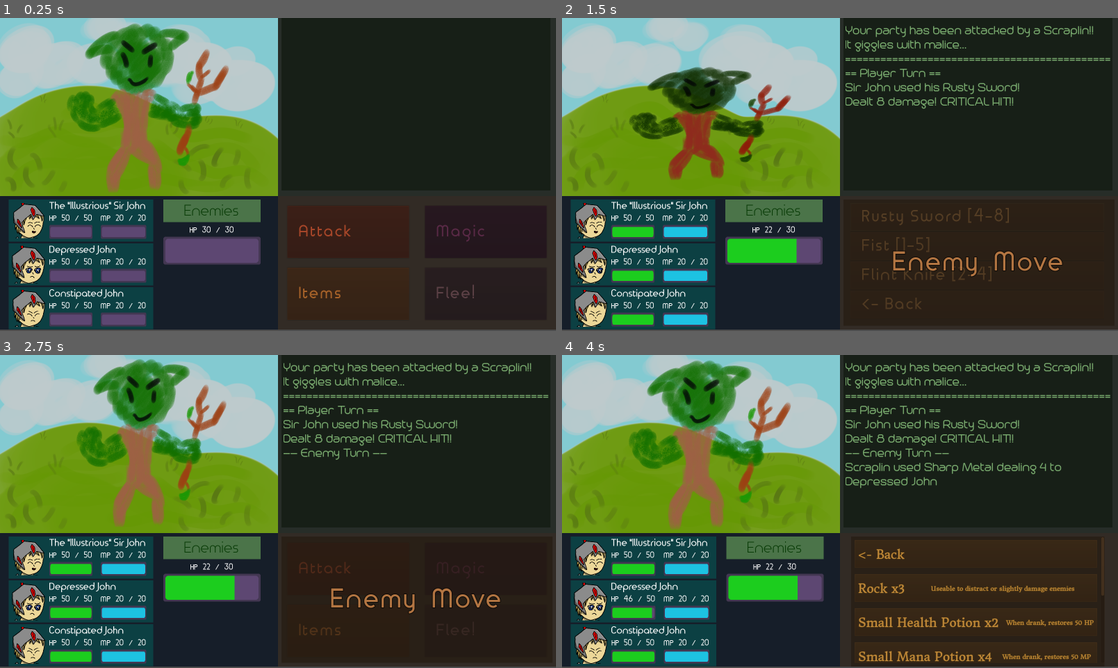
Above: before the commit, frames 1-4 (two rows, left to right).
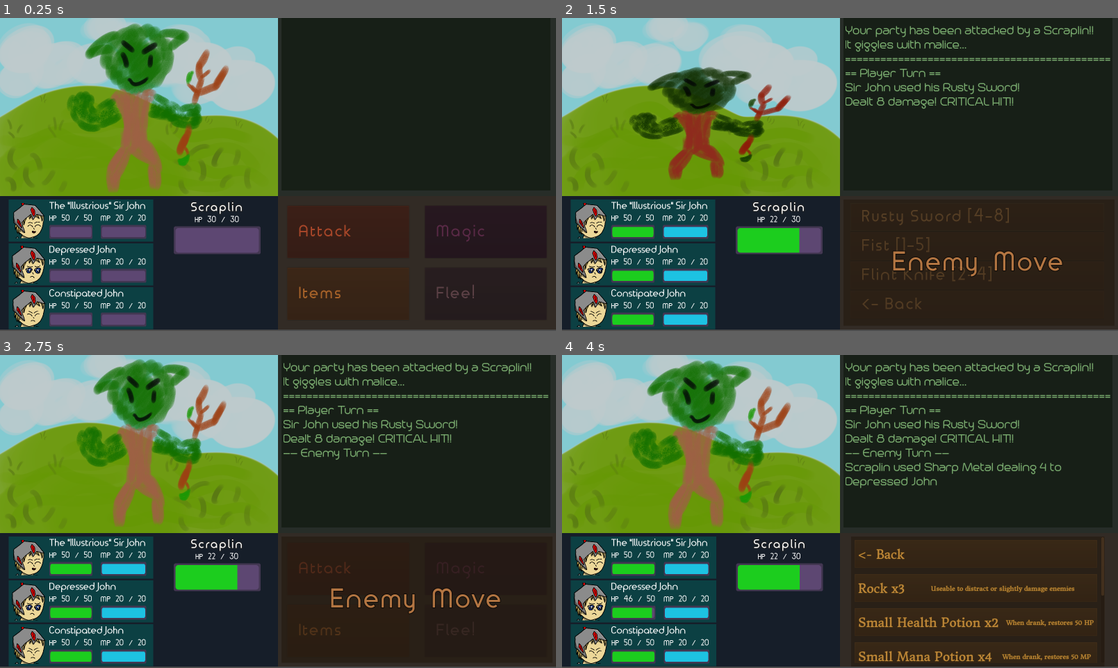
Above: after the commit, the same moments.

Repository: LegoGuy32109/FHSCompSciGodot
Game: Godot game, scene res://Scenes/Combat.tscn
The game is run twice, just before and just after one commit, with the same random seed, the same clock (stepped at 60 frames per second) and the same inputs. The engine's default icon, where the game draws it, is replaced by a stand-in: a white triangle on a blue panel in a dark square.
Inputs:
- Up to frame 1 (0.25 s): no input
- Up to frame 2 (1.5 s): click "Attack" at 0.5 s; click "Rusty Sword [4-8]" at 1.25 s
- Up to frame 3 (2.75 s): click "Fist [1-5]" at 2 s
- Up to frame 4 (4 s): click "Magic" at 2.75 s; click "Items" at 3.5 s

The runs differ from the first frame. In frame 1, 2.6% of the frame differs, in the area x 29-47%, y 58-79%; in frame 2, 2.7%; in frame 3, 2.7%; in frame 4, 2.7%.

Commit message:
TechDemo WorldHub added
Need to open scene in editor, not in current game version

Diff:
--- /dev/null
+++ b/SciFiMagicIGuess/Assets/Fonts/EnemyNameFont.tres
@@ -0,0 +1,12 @@
+[gd_resource type="DynamicFont" load_steps=2 format=2]
+
+[ext_resource path="res://Assets/Fonts/TimeburnerBold-peGR.ttf" type="DynamicFontData" id=1]
+
+[resource]
+size = 34
+outline_size = 2
+outline_color = Color( 0.133333, 0.133333, 0.133333, 1 )
+use_filter = true
+extra_spacing_bottom = -10
+extra_spacing_char = 4
+font_data = ExtResource( 1 )
--- /dev/null
+++ b/SciFiMagicIGuess/Assets/SpriteArt/BeginingIslandTest.tres
@@ -0,0 +1,5 @@
+[gd_resource type="StreamTexture" format=2]
+
+[resource]
+flags = 4
+load_path = "res://.import/BeginingIslandTest.png-24c91cc469d28b63a4035a37cb377d98.stex"
--- /dev/null
+++ b/SciFiMagicIGuess/Scenes/Beginning Island.tscn
@@ -0,0 +1,111 @@
+[gd_scene load_steps=10 format=2]
+
+[ext_resource path="res://Assets/SpriteArt/BeginingIslandTest.tres" type="Texture" id=1]
+[ext_resource path="res://Assets/SpriteArt/LocButtons/disabled.png" type="Texture" id=2]
+[ext_resource path="res://Assets/SpriteArt/LocButtons/enabled.png" type="Texture" id=3]
+[ext_resource path="res://Assets/SpriteArt/LocButtons/hover.png" type="Texture" id=4]
+[ext_resource path="res://Assets/SpriteArt/LocButtons/pressed.png" type="Texture" id=5]
+[ext_resource path="res://Assets/SpriteArt/TestPlayer.png" type="Texture" id=6]
+[ext_resource path="res://Scripts/Destination.gd" type="Script" id=7]
+[ext_resource path="res://Scripts/WorldMovement.gd" type="Script" id=8]
+
+[sub_resource type="RectangleShape2D" id=1]
+extents = Vector2( 5.68744, 5.15746 )
+
+[node name="Beginning Island" type="Node2D"]
+
+[node name="Terrain" type="Sprite" parent="."]
+texture = ExtResource( 1 )
+__meta__ = {
+"_edit_lock_": true
+}
+
+[node name="Home" type="TextureButton" parent="Terrain"]
+margin_left = 1046.22
+margin_top = -115.469
+margin_right = 1091.22
+margin_bottom = -89.4688
+grow_horizontal = 2
+grow_vertical = 2
+rect_min_size = Vector2( 45, 26 )
+rect_pivot_offset = Vector2( 22, 13 )
+texture_normal = ExtResource( 3 )
+texture_pressed = ExtResource( 5 )
+texture_hover = ExtResource( 4 )
+texture_disabled = ExtResource( 2 )
+expand = true
+stretch_mode = 5
+script = ExtResource( 7 )
+__meta__ = {
+"_edit_use_anchors_": false,
+"_editor_description_": "		"
+}
+
+[node name="Home2" type="TextureButton" parent="Terrain"]
+margin_left = 847.937
+margin_top = -68.8147
+margin_right = 892.937
+margin_bottom = -42.8147
+grow_horizontal = 2
+grow_vertical = 2
+rect_min_size = Vector2( 45, 26 )
+rect_pivot_offset = Vector2( 22, 13 )
+texture_normal = ExtResource( 3 )
+texture_pressed = ExtResource( 5 )
+texture_hover = ExtResource( 4 )
+texture_disabled = ExtResource( 2 )
+expand = true
+stretch_mode = 5
+script = ExtResource( 7 )
+__meta__ = {
+"_edit_use_anchors_": false,
+"_editor_description_": "		"
+}
+
+[node name="Home3" type="TextureButton" parent="Terrain"]
+margin_left = 951.742
+margin_top = 69.981
+margin_right = 996.742
+margin_bottom = 95.981
+grow_horizontal = 2
+grow_vertical = 2
+rect_min_size = Vector2( 45, 26 )
+rect_pivot_offset = Vector2( 22, 13 )
+texture_normal = ExtResource( 3 )
+texture_pressed = ExtResource( 5 )
+texture_hover = ExtResource( 4 )
+texture_disabled = ExtResource( 2 )
+expand = true
+stretch_mode = 5
+script = ExtResource( 7 )
+__meta__ = {
+"_edit_use_anchors_": false,
+"_editor_description_": "		"
+}
+
+[node name="Player" type="KinematicBody2D" parent="."]
+position = Vector2( 510.617, 42.8697 )
+script = ExtResource( 8 )
+
+[node name="Camera2D" type="Camera2D" parent="Player"]
+position = Vector2( -0.0668945, 0.136749 )
+scale = Vector2( 0.143012, 0.143012 )
+current = true
+__meta__ = {
+"_edit_lock_": true
+}
+
+[node name="PlayerIcon" type="Sprite" parent="Player"]
+position = Vector2( -0.579102, -29.8401 )
+scale = Vector2( 0.105144, 0.105144 )
+texture = ExtResource( 6 )
+__meta__ = {
+"_edit_lock_": true
+}
+
+[node name="CollisionShape2D" type="CollisionShape2D" parent="Player"]
+position = Vector2( -0.299744, 0.149891 )
+shape = SubResource( 1 )
+__meta__ = {
+"_edit_lock_": true
+}
--- a/SciFiMagicIGuess/Scenes/Combat.tscn
+++ b/SciFiMagicIGuess/Scenes/Combat.tscn
@@ -1,7 +1,7 @@
 [gd_scene load_steps=22 format=2]
 
 [ext_resource path="res://Assets/Fonts/ActionButton.tres" type="DynamicFont" id=1]
-[ext_resource path="res://Assets/Fonts/CharacterStatTitle.tres" type="DynamicFont" id=2]
+[ext_resource path="res://Assets/Fonts/EnemyNameFont.tres" type="DynamicFont" id=2]
 [ext_resource path="res://Assets/Fonts/StatFont.tres" type="DynamicFont" id=3]
 [ext_resource path="res://Assets/Fonts/LogText.tres" type="DynamicFont" id=4]
 [ext_resource path="res://Assets/SpriteArt/GoblinSprite.png" type="Texture" id=5]
@@ -31,7 +31,8 @@
 
 [node name="Combat" type="Node2D"]
 __meta__ = {
-"_edit_horizontal_guides_": [ 31.0905 ]
+"_edit_horizontal_guides_": [ 152.38, 515.101 ],
+"_edit_vertical_guides_": [ -114.437, 409.288 ]
 }
 
 [node name="Log" type="Panel" parent="."]
@@ -131,61 +132,44 @@
 
 [node name="MarginContainer2" type="MarginContainer" parent="Stats/MarginContainer/HBoxContainer2"]
 margin_left = 24.0
-margin_right = 324.0
+margin_right = 780.0
 margin_bottom = 378.0
+size_flags_horizontal = 3
 custom_constants/margin_right = 10
 custom_constants/margin_left = 10
 
 [node name="EnemyContainer" type="VBoxContainer" parent="Stats/MarginContainer/HBoxContainer2/MarginContainer2"]
 margin_left = 10.0
-margin_right = 290.0
+margin_right = 746.0
 margin_bottom = 378.0
-
-[node name="CenterContainer" type="CenterContainer" parent="Stats/MarginContainer/HBoxContainer2/MarginContainer2/EnemyContainer"]
-margin_right = 280.0
-margin_bottom = 65.0
-__meta__ = {
-"_edit_use_anchors_": false
-}
-
-[node name="EnemyBack" type="ColorRect" parent="Stats/MarginContainer/HBoxContainer2/MarginContainer2/EnemyContainer/CenterContainer"]
-modulate = Color( 0.298039, 0.458824, 0.290196, 1 )
-margin_right = 280.0
-margin_bottom = 65.0
-rect_min_size = Vector2( 280, 65 )
-size_flags_vertical = 0
-__meta__ = {
-"_edit_use_anchors_": false
-}
-
-[node name="EnemyTitle" type="Label" parent="Stats/MarginContainer/HBoxContainer2/MarginContainer2/EnemyContainer/CenterContainer"]
-modulate = Color( 0.0352941, 0.235294, 0.027451, 1 )
-margin_left = 61.0
-margin_top = 3.0
-margin_right = 219.0
-margin_bottom = 61.0
+size_flags_horizontal = 3
+
+[node name="EnemyName" type="Label" parent="Stats/MarginContainer/HBoxContainer2/MarginContainer2/EnemyContainer"]
+margin_right = 736.0
+margin_bottom = 35.0
 custom_fonts/font = ExtResource( 2 )
-text = "Enemies"
+text = "Scraplin"
 align = 1
-valign = 1
-__meta__ = {
-"_edit_use_anchors_": false
-}
 
 [node name="EnemyHPStat" type="Label" parent="Stats/MarginContainer/HBoxContainer2/MarginContainer2/EnemyContainer"]
-margin_top = 69.0
-margin_right = 280.0
-margin_bottom = 103.0
+margin_top = 39.0
+margin_right = 736.0
+margin_bottom = 73.0
 custom_fonts/font = ExtResource( 3 )
 text = "HP 30 / 30"
 align = 1
 valign = 1
 
-[node name="EnemyHealth" type="TextureProgress" parent="Stats/MarginContainer/HBoxContainer2/MarginContainer2/EnemyContainer/EnemyHPStat"]
-margin_top = 38.0
-margin_right = 280.0
-margin_bottom = 118.0
-rect_min_size = Vector2( 0, 80 )
+[node name="CenterContainer" type="CenterContainer" parent="Stats/MarginContainer/HBoxContainer2/MarginContainer2/EnemyContainer"]
+margin_top = 77.0
+margin_right = 736.0
+margin_bottom = 157.0
+
+[node name="EnemyHealth" type="TextureProgress" parent="Stats/MarginContainer/HBoxContainer2/MarginContainer2/EnemyContainer/CenterContainer"]
+margin_left = 243.0
+margin_right = 493.0
+margin_bottom = 80.0
+rect_min_size = Vector2( 250, 80 )
 step = 0.01
 texture_under = ExtResource( 12 )
 texture_over = ExtResource( 10 )
--- a/SciFiMagicIGuess/Scripts/Animations/BattleStart.tres
+++ b/SciFiMagicIGuess/Scripts/Animations/BattleStart.tres
@@ -4,7 +4,7 @@
 resource_name = "BattleStart"
 length = 3.0
 tracks/0/type = "value"
-tracks/0/path = NodePath("EnemyHPStat/EnemyHealth:value")
+tracks/0/path = NodePath("CenterContainer/EnemyHealth:value")
 tracks/0/interp = 2
 tracks/0/loop_wrap = true
 tracks/0/imported = false
--- /dev/null
+++ b/SciFiMagicIGuess/Scripts/Destination.gd
@@ -0,0 +1,22 @@
+extends TextureButton
+
+
+# Declare member variables here. Examples:
+# var a = 2
+# var b = "text"
+signal IwasPressed
+onready var butPos = Vector2(get_position()+Vector2(22,13))
+# Called when the node enters the scene tree for the first time.
+func _ready():
+	print("ButPos "+str(butPos))
+# warning-ignore:return_value_discarded
+	connect("IwasPressed", get_owner().find_node("Player"), "goTo")
+	pass # Replace with function body.
+
+func _pressed():
+	emit_signal("IwasPressed",butPos)
+#	emit_signal("")
+#	pass
+# Called every frame. 'delta' is the elapsed time since the previous frame.
+#func _process(delta):
+#	pass
--- a/SciFiMagicIGuess/Scripts/EnemyHealth.gd
+++ b/SciFiMagicIGuess/Scripts/EnemyHealth.gd
@@ -1,5 +1,5 @@
 extends TextureProgress
-onready var labelText = get_parent()
+onready var labelText = get_parent().get_parent().get_node("EnemyHPStat")
 export var maxHealth = 30
 export var curHealth = 30
 signal enemyDeath
--- a/SciFiMagicIGuess/Scripts/PartyContainer.gd
+++ b/SciFiMagicIGuess/Scripts/PartyContainer.gd
@@ -11,6 +11,7 @@
 #onready var playerHealthLabel = playerStats.get_node("VBoxContainer3/HBoxContainer/VBoxContainer/HPLabel")
 
 func _ready():
+# warning-ignore:unused_variable
 	var godotLogo = load("res://icon.png")
 	var johnHappy = load("res://Assets/SpriteArt/sirJonFaces/johnHappy.png")
 	var johnHurt = load("res://Assets/SpriteArt/sirJonFaces/johnHurt.png")
--- /dev/null
+++ b/SciFiMagicIGuess/Scripts/WorldMovement.gd
@@ -0,0 +1,44 @@
+extends KinematicBody2D
+
+
+# Declare member variables here. Examples:
+# var a = 2
+# var b = "text"
+export var speed = 300
+onready var curLoc = Vector2(self.position)
+onready var nextLoc = curLoc
+onready var gap = Vector2()
+
+var weMovin = false
+# Called when the node enters the scene tree for the first time.
+func _ready():
+	print("Cur loc "+str(curLoc))
+	pass # Replace with function body.
+
+
+func goTo(xy):
+	weMovin = true
+	print("We movin!")
+	nextLoc = xy
+	print("Cur loc "+str(curLoc))
+	print("Next loc "+str(nextLoc))
+#	gap = Vector2(nextLoc - curLoc)
+	pass
+# Called every frame. 'delta' is the elapsed time since the previous frame.
+# warning-ignore:unused_argument
+func _process(delta):
+#	print("Cur loc "+str(curLoc))
+#	print("Next loc "+str(nextLoc))
+#	print(curLoc != nextLoc)
+	if curLoc != nextLoc:
+		gap = Vector2(nextLoc - position)
+# warning-ignore:return_value_discarded
+		move_and_slide(gap.normalized() * speed)
+
+		if gap.abs() < Vector2(10,10):
+			set_position(nextLoc)
+	if position == nextLoc:
+# warning-ignore:return_value_discarded
+		move_and_slide(gap*0.1)
+
+	curLoc = position
Binary file added: SciFiMagicIGuess/Assets/SpriteArt/BeginingIslandTest.png
Not shown, added: SciFiMagicIGuess/Assets/SpriteArt/BeginingIslandTest.png.import
Binary file added: SciFiMagicIGuess/Assets/SpriteArt/LocButtons/disabled.png
Not shown, added: SciFiMagicIGuess/Assets/SpriteArt/LocButtons/disabled.png.import
Binary file added: SciFiMagicIGuess/Assets/SpriteArt/LocButtons/enabled.png
Not shown, added: SciFiMagicIGuess/Assets/SpriteArt/LocButtons/enabled.png.import
Binary file added: SciFiMagicIGuess/Assets/SpriteArt/LocButtons/hover.png
Not shown, added: SciFiMagicIGuess/Assets/SpriteArt/LocButtons/hover.png.import
Binary file added: SciFiMagicIGuess/Assets/SpriteArt/LocButtons/pressed.png
Not shown, added: SciFiMagicIGuess/Assets/SpriteArt/LocButtons/pressed.png.import
Binary file added: SciFiMagicIGuess/Assets/SpriteArt/TestPlayer.png
Not shown, added: SciFiMagicIGuess/Assets/SpriteArt/TestPlayer.png.import
(and 2 more such lines)
